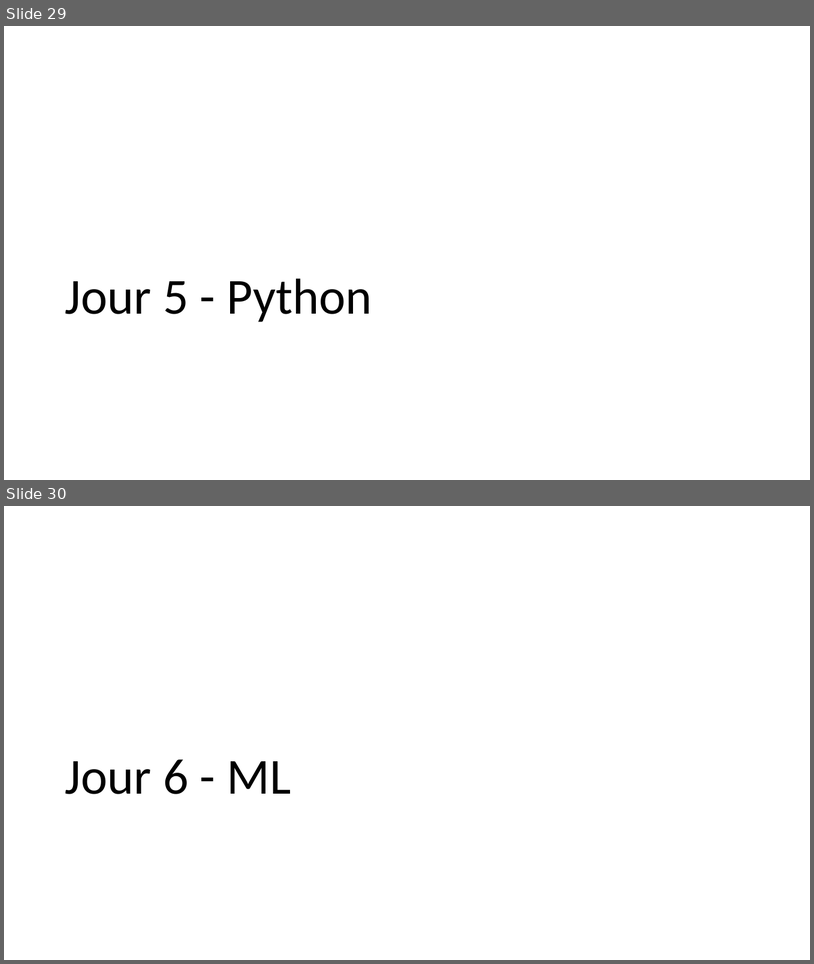
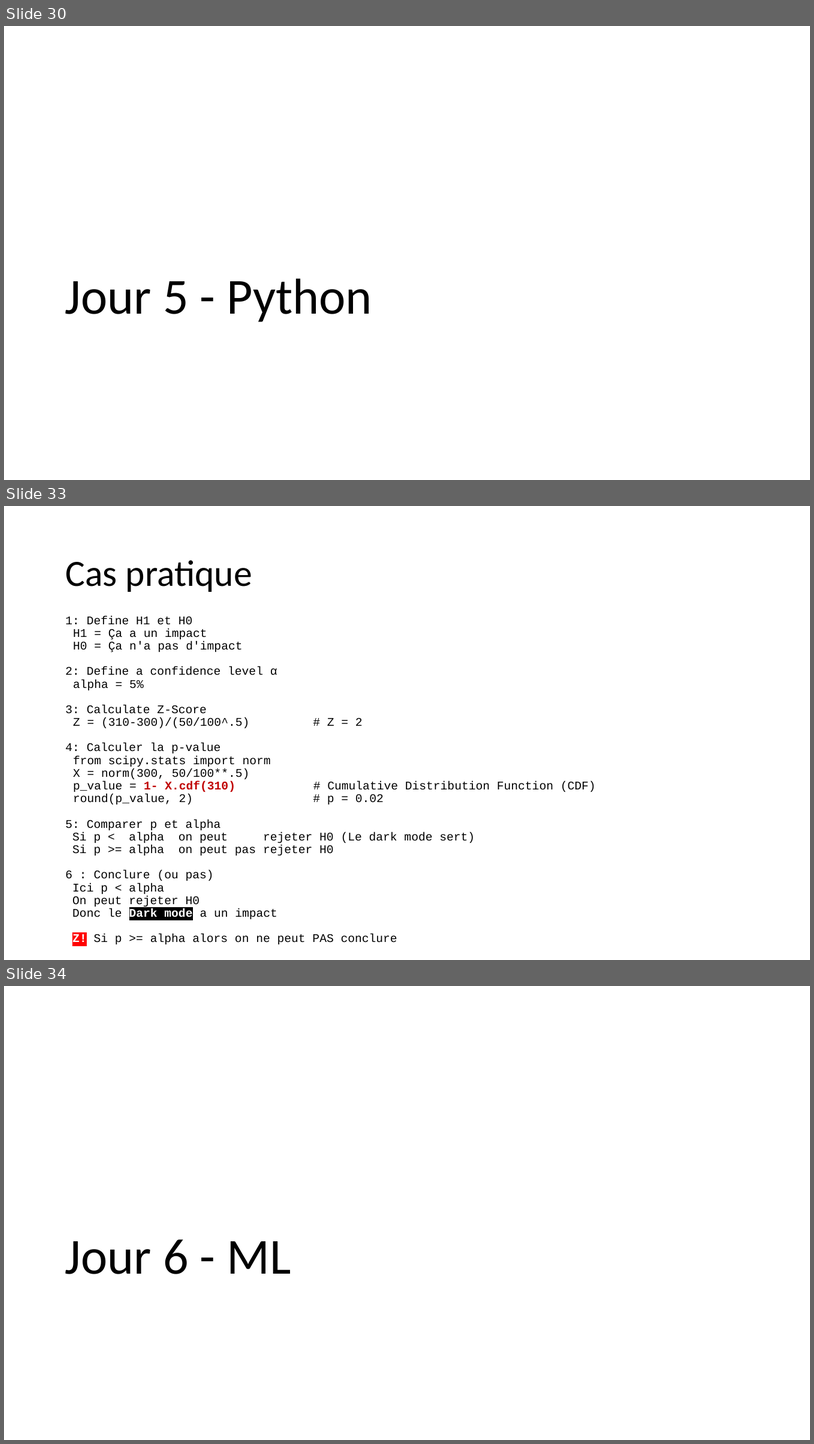
Before and after one commit to 40tude/Data_Essentials_Stage_Oct_2023, a slide deck: 00_notes_de_stage.pptx. Shown one above the other, each under a label of ours: slides 29 and 30 before the commit, slides 30, 33 and 34 after it; the slides between them are not shown. The pictures are 814x964 and 814x1444 pixels, drawn with LibreOffice and Linux fonts; fonts in the diff are those of the drawing. Boxes give left, top, right and bottom in pixels: in the first picture for what was removed or moved away, otherwise in the second. Text is boxed around its words. In the diff, an @@ line names an element or a change of style, - is before the commit and + after.

```diff
--- a/00_notes_de_stage.pptx
+++ b/00_notes_de_stage.pptx
@@ slide 33 added at (4, 506, 810, 960), background #FFFFFF @@
@@ title added at (65, 560, 252, 592), 44 pt, text #000000 @@
+Cas pratique
@@ text added at (65, 616, 596, 944), 14 pt, text #000000 @@
+1: Define H1 et H0
+H1 = Ça a un impact
+H0 = Ça n'a pas d'impact
+2: Define a confidence level α
+alpha = 5%
+3: Calculate Z-Score
+Z = (310-300)/(50/100^.5) # Z = 2
+4: Calculer la p-value
+from scipy.stats import norm
+X = norm(300, 50/100**.5)
+p_value = 1- X.cdf(310) # Cumulative Distribution Function (CDF)
+round(p_value, 2) # p = 0.02
+5: Comparer p et alpha
+Si p < alpha on peut rejeter H0 (Le dark mode sert)
+Si p >= alpha on peut pas rejeter H0
+6 : Conclure (ou pas)
+Ici p < alpha
+On peut rejeter H0
+Donc le Dark mode a un impact
+Z! Si p >= alpha alors on ne peut PAS conclure
@@ what was slide 29 is now slide 30 @@
@@ what was slide 30 is now slide 34 @@
```
Also in this commit, not shown: 3 slides changed, 3 other slides added, 17 other files.
